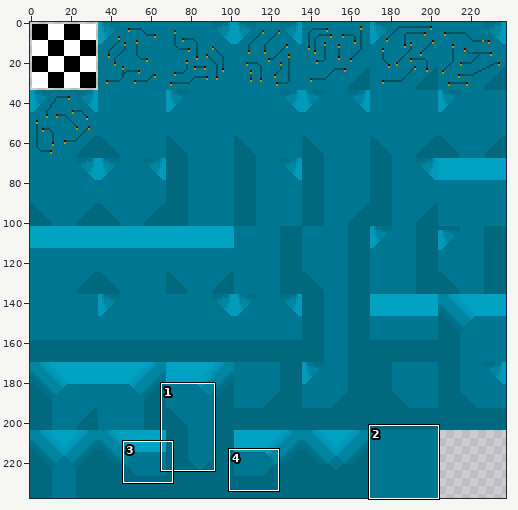
File history of a sprite sheet, tilesets/tilTest/output_tileset.png. Above: a wide view before the commit, with the close-up outlined.
Close-up. Before the commit:
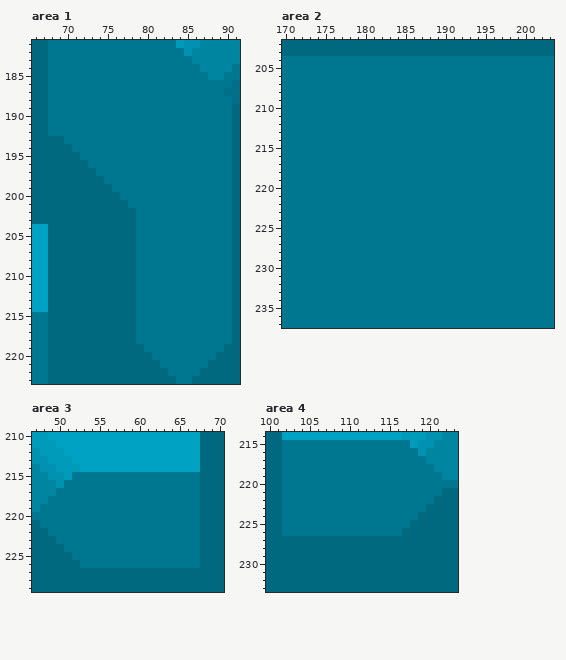
The file is 476x476 pixels, drawn in blocks of 2x2; one block is one cell here. Colours within 5 levels of each other are drawn and written as one. Shown: area 1: x 66..91, y 181..223; area 2: x 170..203, y 202..237; area 3: x 47..70, y 210..229; area 4: x 100..123, y 214..233. The commit also changed other parts of the picture, which this record leaves out.
The same view after the edit:
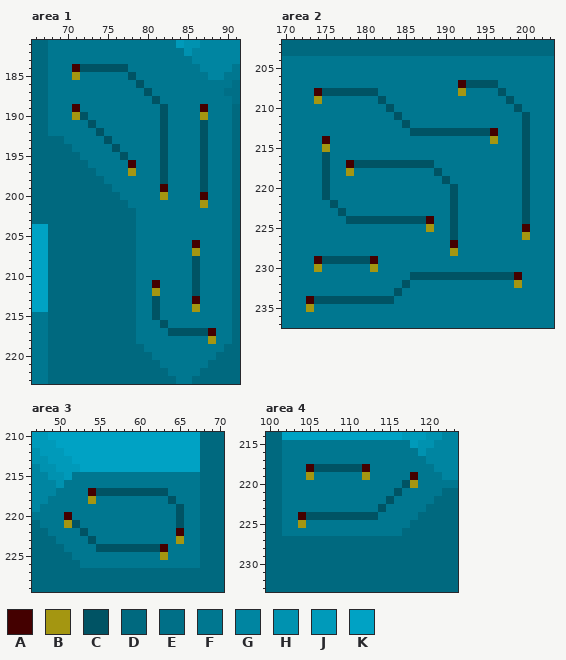
Palette (. is transparent): A #440000  B #a49611  C #005364  D #00697f  E #006f87  F #007790  G #0085a1  H #0092b0  J #009aba  K #00a2c4
Diff:
Changed rows in their new state; - is an unchanged pixel.
Area 1:
first column x 71:
184 ACCCCCC----------
185 B------C---------
186 --------C--------
187 ---------C-------
188 ----------C------
189 A----------C----A
190 BC---------C----B
191 --C--------C----C
192 ---C-------C----C
193 ----C------C----C
194 -----C-----C----C
195 ------C----C----C
196 -------A---C----C
197 -------B---C----C
198 -----------C----C
199 -----------A----C
200 -----------B----A
201 ----------------B
first column x 81:
206 -----A--
207 -----B--
208 -----C--
209 -----C--
210 -----C--
211 A----C--
212 B----C--
213 C----A--
214 C----B--
215 C-------
216 -C------
217 --CCCCCA
218 -------B
Area 2:
first column x 173:
207 -------------------ACCCC----
208 -ACCCCCCC----------B----C---
209 -B-------C---------------C--
210 ----------C---------------C-
211 -----------C---------------C
212 ------------C--------------C
213 -------------CCCCCCCCCCA---C
214 --A--------------------B---C
215 --B------------------------C
216 --C------------------------C
217 --C--ACCCCCCCCCC-----------C
218 --C--B----------C----------C
219 --C--------------C---------C
220 --C---------------C--------C
221 --C---------------C--------C
222 ---C--------------C--------C
223 ----C-------------C--------C
224 -----CCCCCCCCCCA--C--------C
225 ---------------B--C--------A
226 ------------------C--------B
227 ------------------A---------
228 ------------------B---------
229 -ACCCCCCA-------------------
230 -B------B-------------------
231 -------------CCCCCCCCCCCCCA-
232 ------------C-------------B-
233 -----------C----------------
234 ACCCCCCCCCC-----------------
235 B---------------------------
Area 3:
first column x 51:
217 ---ACCCCCCCCC--
218 ---B---------C-
219 --------------C
220 A-------------C
221 BC------------C
222 --C-----------A
223 ---C----------B
224 ----CCCCCCCCA--
225 ------------B--
Area 4:
first column x 104:
218 -ACCCCCCA------
219 -B------B-----A
220 -------------CB
221 ------------C--
222 -----------C---
223 ----------C----
224 ACCCCCCCCC-----
225 B--------------
Boxes around the changes in both close-ups, in picture pixels (x1, y1, x2, y2):
changed: (72, 64, 168, 200)
changed: (200, 104, 208, 208)
changed: (152, 240, 216, 344)
changed: (306, 80, 530, 312)
changed: (64, 488, 184, 560)
changed: (298, 464, 418, 528)
